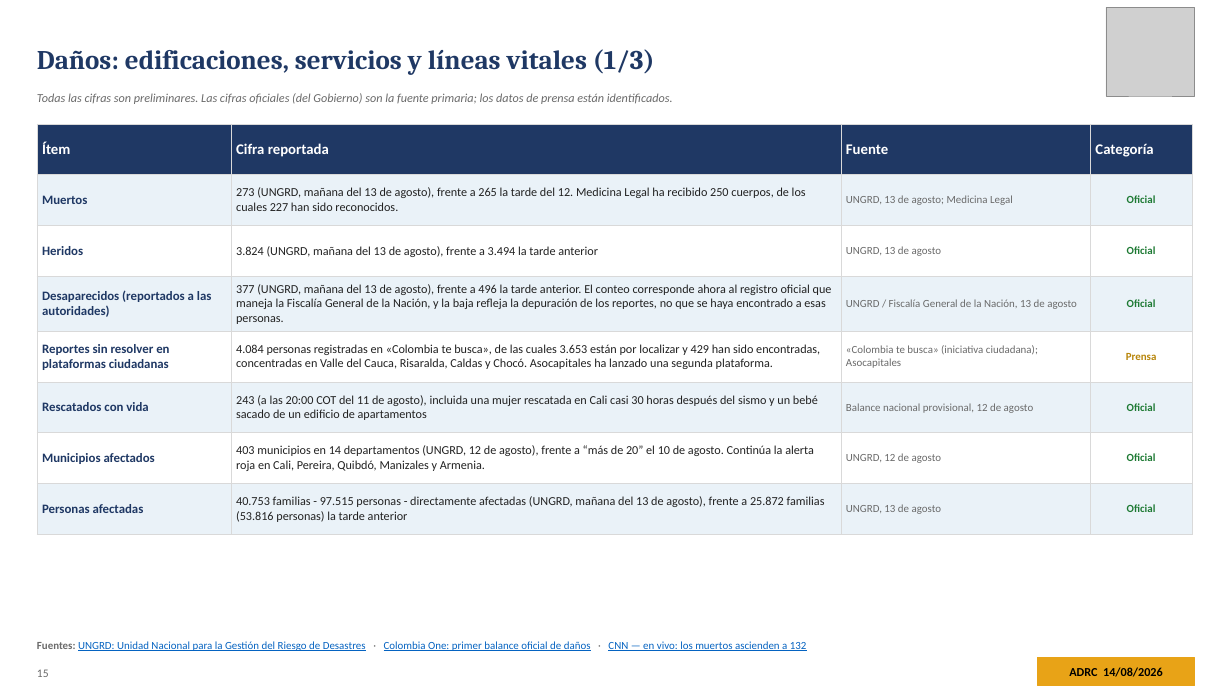
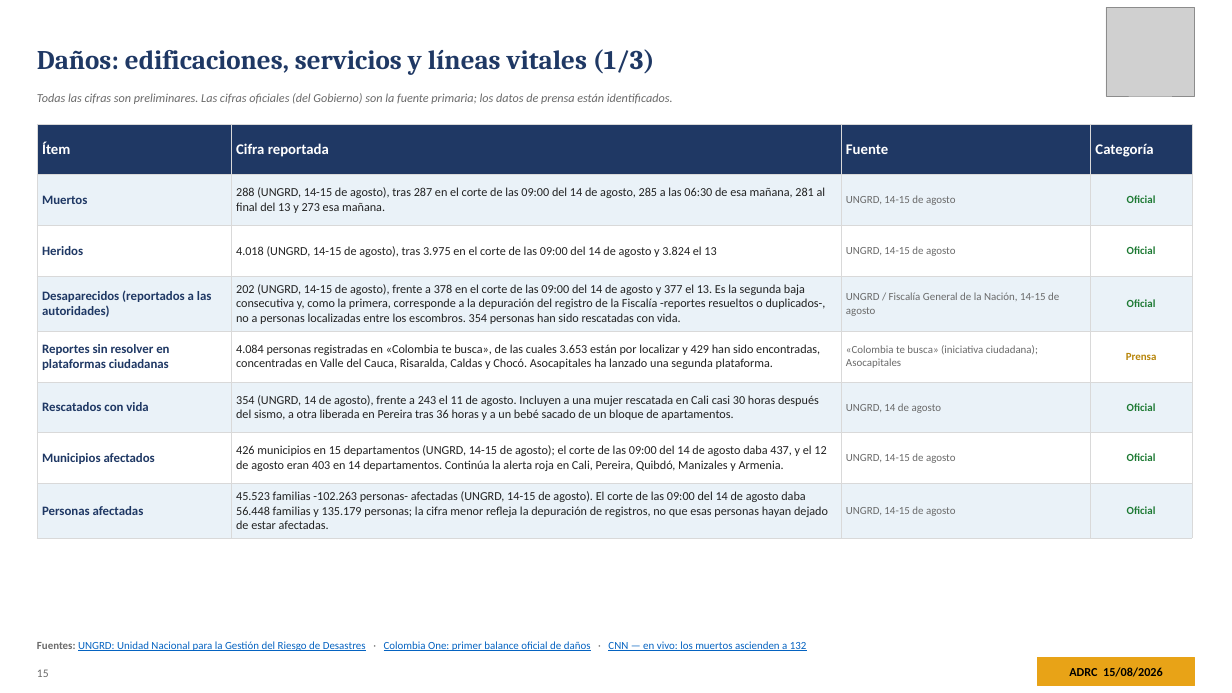
Before and after one commit to kochobi-max/whatsmap, a slide deck: slide 15 of reports/colombia_eq_20260810/output/ADRC_EQ_COL_Choco_20260810_ES.pptx. Drawn at 1232x693 pixels with LibreOffice and Linux fonts; fonts in the diff are those of the drawing; grey boxes stand for pictures. Boxes give left, top, right and bottom in pixels: in the first picture for what was removed or moved away, otherwise in the second. Text is boxed around its words. In the diff, an @@ line names an element or a change of style, - is before the commit and + after.

```diff
--- a/reports/colombia_eq_20260810/output/ADRC_EQ_COL_Choco_20260810_ES.pptx
+++ b/reports/colombia_eq_20260810/output/ADRC_EQ_COL_Choco_20260810_ES.pptx
@@ table at bbox=[37, 124, 1192, 533] @@
-row 2, column 2: 273 (UNGRD, mañana del 13 de agosto), frente a 265 la tarde del 12. Medicina Legal ha recibido 250 cuerpos, de los cuales 227 han sido reconocidos.
+row 2, column 2: 288 (UNGRD, 14-15 de agosto), tras 287 en el corte de las 09:00 del 14 de agosto, 285 a las 06:30 de esa mañana, 281 al final del 13 y 273 esa mañana.
-row 2, column 3: UNGRD, 13 de agosto; Medicina Legal
+row 2, column 3: UNGRD, 14-15 de agosto
-row 3, column 2: 3.824 (UNGRD, mañana del 13 de agosto), frente a 3.494 la tarde anterior
+row 3, column 2: 4.018 (UNGRD, 14-15 de agosto), tras 3.975 en el corte de las 09:00 del 14 de agosto y 3.824 el 13
-row 3, column 3: UNGRD, 13 de agosto
+row 3, column 3: UNGRD, 14-15 de agosto
-row 4, column 2: 377 (UNGRD, mañana del 13 de agosto), frente a 496 la tarde anterior. El conteo corresponde ahora al registro oficial que maneja la Fiscalía General de la Nación, y la baja refleja la depuración de los reportes, no que se haya encontrado a esas personas.
+row 4, column 2: 202 (UNGRD, 14-15 de agosto), frente a 378 en el corte de las 09:00 del 14 de agosto y 377 el 13. Es la segunda baja consecutiva y, como la primera, corresponde a la depuración del registro de la Fiscalía -reportes resueltos o duplicados-, no a personas localizadas entre los escombros. 354 personas han sido rescatadas con vida.
-row 4, column 3: UNGRD / Fiscalía General de la Nación, 13 de agosto
+row 4, column 3: UNGRD / Fiscalía General de la Nación, 14-15 de agosto
-row 6, column 2: 243 (a las 20:00 COT del 11 de agosto), incluida una mujer rescatada en Cali casi 30 horas después del sismo y un bebé sacado de un edificio de apartamentos
+row 6, column 2: 354 (UNGRD, 14 de agosto), frente a 243 el 11 de agosto. Incluyen a una mujer rescatada en Cali casi 30 horas después del sismo, a otra liberada en Pereira tras 36 horas y a un bebé sacado de un bloque de apartamentos.
-row 6, column 3: Balance nacional provisional, 12 de agosto
+row 6, column 3: UNGRD, 14 de agosto
-row 7, column 2: 403 municipios en 14 departamentos (UNGRD, 12 de agosto), frente a “más de 20” el 10 de agosto. Continúa la alerta roja en Cali, Pereira, Quibdó, Manizales y Armenia.
+row 7, column 2: 426 municipios en 15 departamentos (UNGRD, 14-15 de agosto); el corte de las 09:00 del 14 de agosto daba 437, y el 12 de agosto eran 403 en 14 departamentos. Continúa la alerta roja en Cali, Pereira, Quibdó, Manizales y Armenia.
-row 7, column 3: UNGRD, 12 de agosto
+row 7, column 3: UNGRD, 14-15 de agosto
-row 8, column 2: 40.753 familias - 97.515 personas - directamente afectadas (UNGRD, mañana del 13 de agosto), frente a 25.872 familias (53.816 personas) la tarde anterior
+row 8, column 2: 45.523 familias -102.263 personas- afectadas (UNGRD, 14-15 de agosto). El corte de las 09:00 del 14 de agosto daba 56.448 familias y 135.179 personas; la cifra menor refleja la depuración de registros, no que esas personas hayan dejado de estar afectadas.
-row 8, column 3: UNGRD, 13 de agosto
+row 8, column 3: UNGRD, 14-15 de agosto
@@ text at bbox=[1069, 667, 1163, 677]: text changed @@
-ADRC 14/08/2026
+ADRC 15/08/2026
```
Also in this commit, not shown: 32 other slides changed, 2 slides added, 8 other files.
